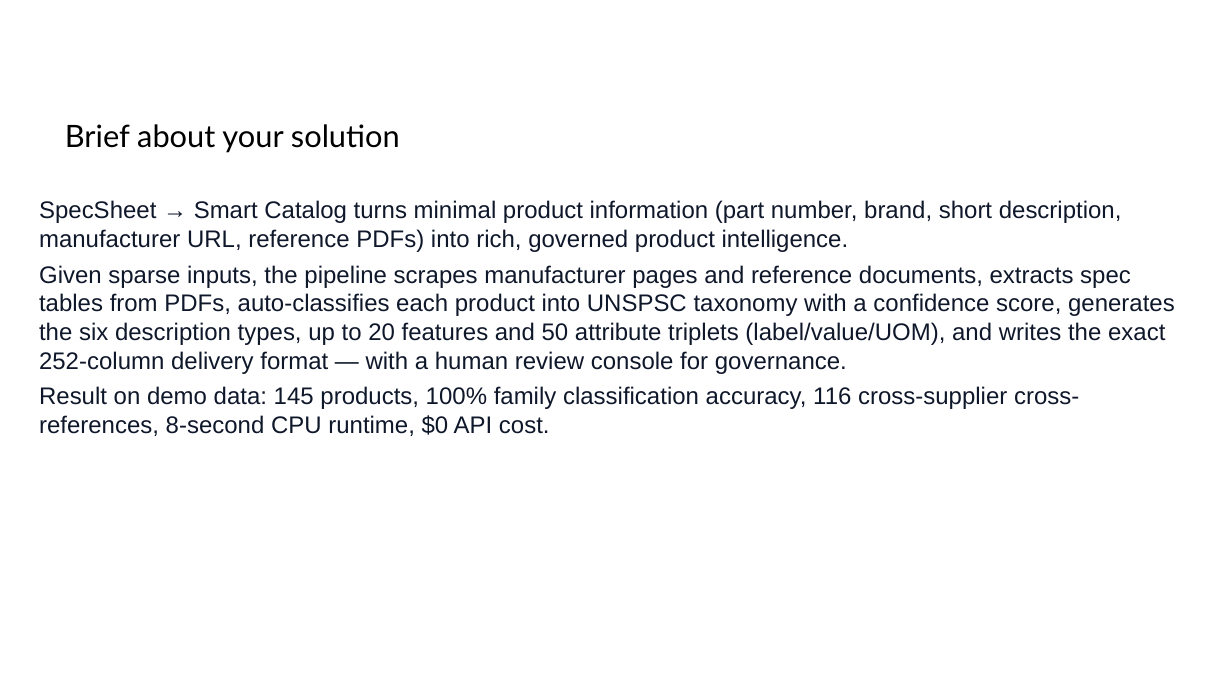
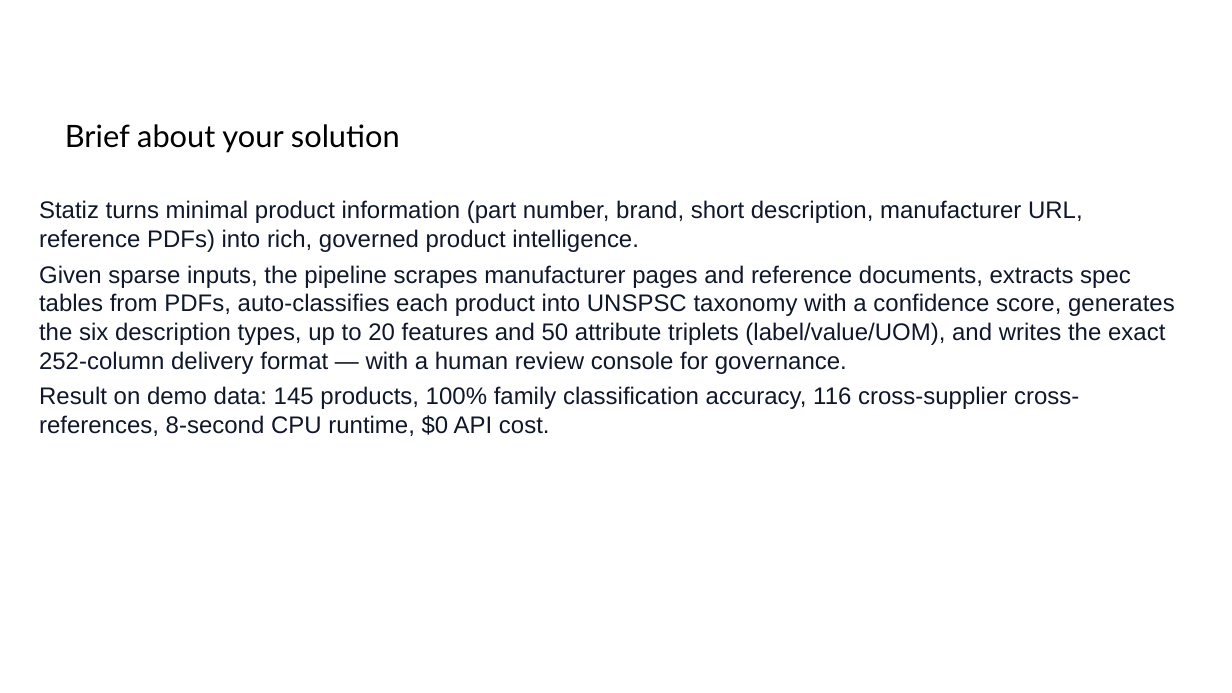
Before and after one commit to Rahulxoxo69/Statiz, a slide deck: slide 2 of demo/UniHack_Prototype.pptx. Drawn at 1232x693 pixels with LibreOffice and Linux fonts; fonts in the diff are those of the drawing; background and template pictures are left out. Boxes give left, top, right and bottom in pixels: in the first picture for what was removed or moved away, otherwise in the second. Text is boxed around its words. In the diff, an @@ line names an element or a change of style, - is before the commit and + after.

Commit message:
Rebrand to Statiz everywhere; regenerate deck, screenshots, demo video

```diff
--- a/demo/UniHack_Prototype.pptx
+++ b/demo/UniHack_Prototype.pptx
@@ text at (39, 200, 1083, 252): text changed @@
-SpecSheet → Smart Catalog turns minimal product information (part number, brand, short description, manufacturer URL, reference PDFs) into rich, governed product intelligence.
+Statiz turns minimal product information (part number, brand, short description, manufacturer URL, reference PDFs) into rich, governed product intelligence.
```
Also in this commit, not shown: 2 other slides changed, 8 other files.
